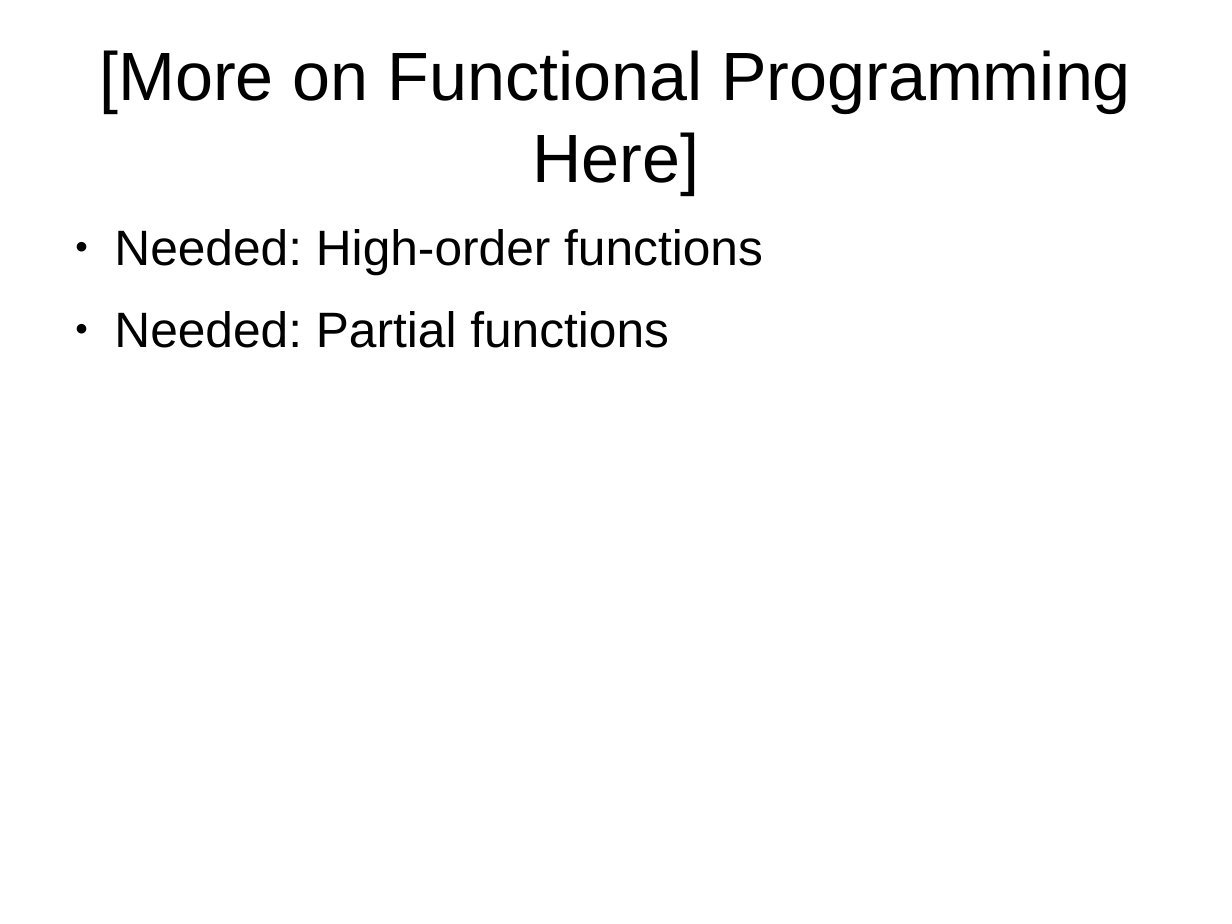
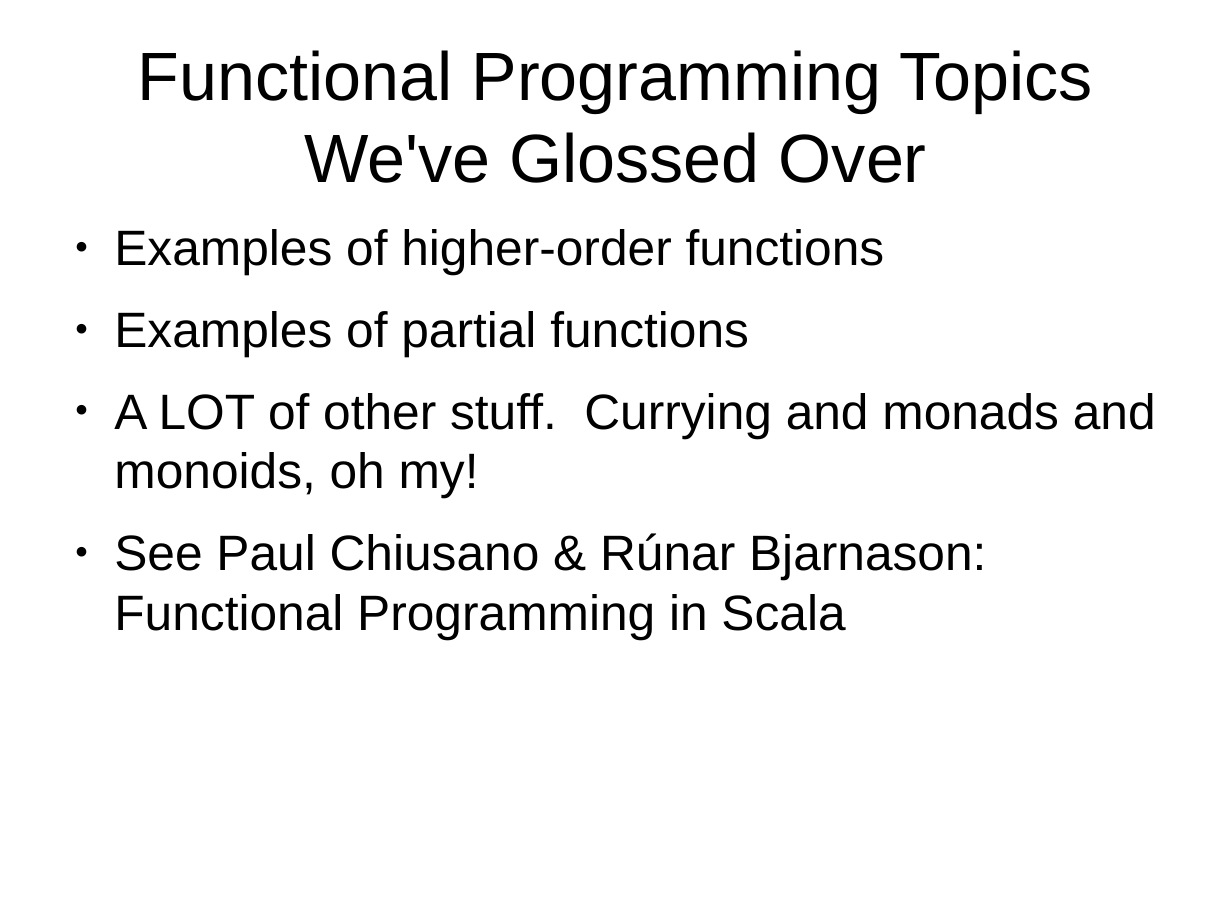
Before and after one commit to JohnLockwood/ScalaTalkSacjug, a slide deck: slide 34 of ScalaDecember2014.odp. Drawn at 1232x924 pixels with LibreOffice and Linux fonts; fonts in the diff are those of the drawing. Boxes give left, top, right and bottom in pixels: in the first picture for what was removed or moved away, otherwise in the second. Text is boxed around its words. In the diff, an @@ line names an element or a change of style, - is before the commit and + after.

Commit message:
Further work on slides; some addtional examples on case classes, etc.

```diff
--- a/ScalaDecember2014.odp
+++ b/ScalaDecember2014.odp
@@ title at [138,50,1093,183]: text changed @@
-[More on Functional Programming Here]
+Functional Programming Topics We've Glossed Over
@@ text at [114,229,1156,639]: text changed @@
-● Needed: High-order functions
-● Needed: Partial functions
+● Examples of higher-order functions
+● Examples of partial functions
+● A LOT of other stuff. Currying and monads and monoids, oh my!
+● See Paul Chiusano & Rúnar Bjarnason: Functional Programming in Scala
```
Also in this commit, not shown: 5 other slides changed, 4 slides added, 3 slides removed, 7 other files.
